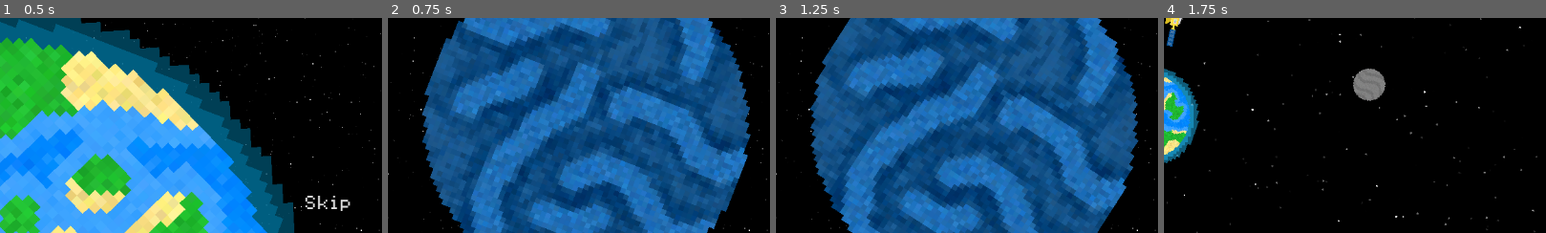
Above: before the commit, frames 1-4 (left to right).
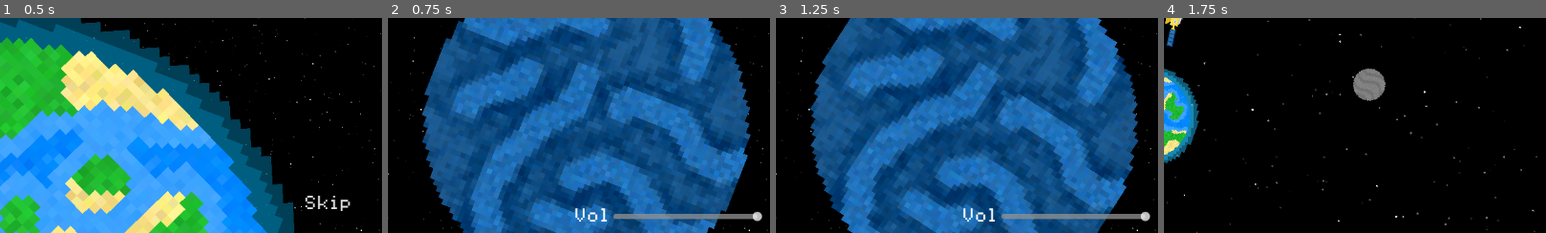
Above: after the commit, the same moments.

Repository: Birb-Games/gmtk-2025
Game: Godot game, scene res://scenes/main.tscn
Same seed, same stepped clock (60 frames per second), same inputs: the game is played once before the commit and once after it.
Inputs:
- Up to frame 1 (0.5 s): no input
- Up to frame 2 (0.75 s): click "Skip" at 0.5 s
- Up to frame 3 (1.25 s): no input
- Up to frame 4 (1.75 s): click "Start" at 1.25 s
The pictures show only the part of the screen within x 50-100%, y 50-100%; the shares and areas given below are measured in that part.

Frame 1 is identical in both runs. In frame 2, 1.3% of the frame differs, in the area x 49-98%, y 88-95%; in frame 3, 1.3%; in frame 4, nothing differs.

Commit message:
added a quick volume slider

Diff:
--- a/scenes/main_menu.tscn
+++ b/scenes/main_menu.tscn
@@ -141,8 +141,25 @@
 text = "Quit"
 alignment = 0
 
+[node name="VolumeSlider" type="HSlider" parent="."]
+layout_mode = 0
+offset_left = 913.0
+offset_top = 615.0
+offset_right = 1138.0
+offset_bottom = 631.0
+value = 100.0
+
+[node name="Label" type="Label" parent="VolumeSlider"]
+layout_mode = 0
+offset_left = -60.0
+offset_top = -4.0
+offset_right = -7.0
+offset_bottom = 19.0
+text = "Vol"
+
 [connection signal="pressed" from="VBoxContainer/Continue" to="." method="_on_continue_pressed"]
 [connection signal="pressed" from="VBoxContainer/SelectLevel" to="." method="_on_select_level_pressed"]
 [connection signal="pressed" from="VBoxContainer/ResetSave" to="." method="_on_reset_save_pressed"]
 [connection signal="pressed" from="VBoxContainer/Credits" to="." method="_on_credits_pressed"]
 [connection signal="pressed" from="VBoxContainer/Quit" to="." method="_on_quit_pressed"]
+[connection signal="value_changed" from="VolumeSlider" to="." method="_on_volume_slider_value_changed"]
--- a/scripts/main_menu.gd
+++ b/scripts/main_menu.gd
@@ -3,10 +3,14 @@
 @onready var credits = $/root/Main/GUI/Credits
 @onready var level_select = $/root/Main/GUI/LevelSelect
 
+var master = AudioServer.get_bus_index("Master")
+
 func _ready() -> void:
 	# Hide the quit button on web
 	if OS.get_name() == "HTML5":
 		$VBoxContainer/Quit.hide()
+	var volume = AudioServer.get_bus_volume_db(master)
+	$VolumeSlider.value = db_to_linear(volume) * 100.0
 
 func update_continue_button_enabled() -> void:
 	if $/root/Main.levels_unlocked == 1:
@@ -33,3 +37,6 @@
 func _on_reset_save_pressed() -> void:
 	hide()
 	$/root/Main/GUI/ConfirmWipeSave.show()
+
+func _on_volume_slider_value_changed(value: float) -> void:
+	AudioServer.set_bus_volume_db(master, linear_to_db(value / 100.0))
